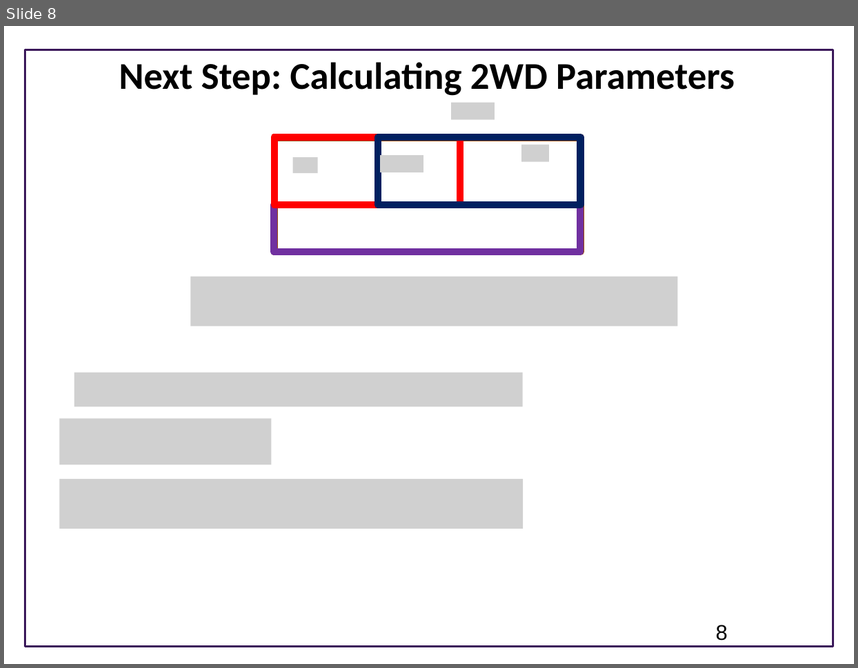
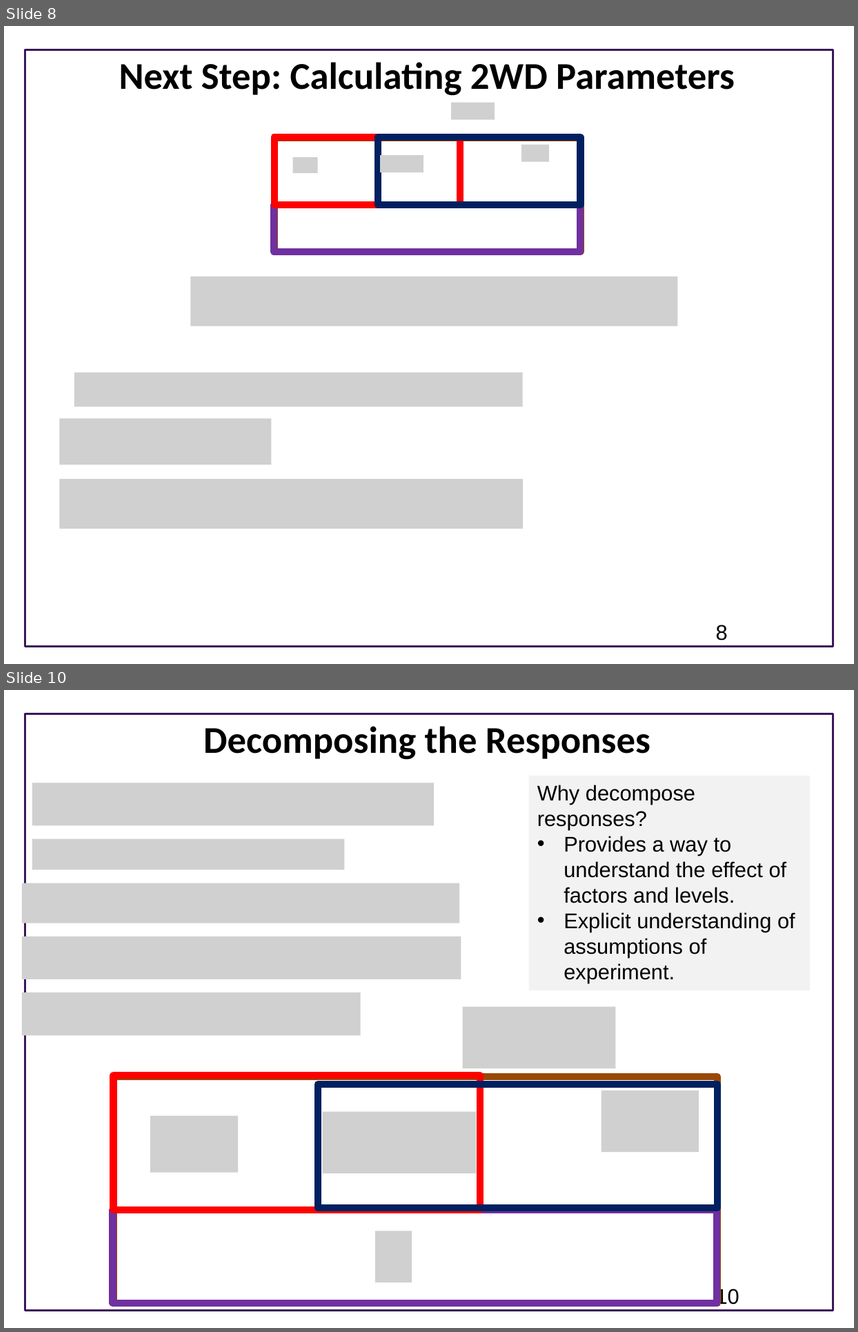
Before and after one commit to ModelEngineering/BIOEN-437, a slide deck: Lectures/Design-Of-Experiments/doe_programming.pptx. Shown one above the other, each under a label of ours: slide 8 before the commit, slides 8 and 10 after it; the slides between them are not shown. The pictures are 858x668 and 858x1332 pixels, drawn with LibreOffice and Linux fonts; fonts in the diff are those of the drawing; grey boxes stand for pictures; background and template pictures are left out. Boxes give left, top, right and bottom in pixels: in the first picture for what was removed or moved away, otherwise in the second. Text is boxed around its words. In the diff, an @@ line names an element or a change of style, - is before the commit and + after.

```diff
--- a/Lectures/Design-Of-Experiments/doe_programming.pptx
+++ b/Lectures/Design-Of-Experiments/doe_programming.pptx
@@ slide 10 added at (4, 690, 854, 1328), background #FFFFFF; not listed: 1 template element that a slide beside it also shows @@
@@ title added at (203, 726, 651, 760), 32 pt, text #000000, bold @@
+Decomposing the Responses
@@ picture added at (32, 782, 434, 825) @@
@@ rectangle added at (528, 776, 809, 990), fill #F2F2F2, 18 pt, text #000000 @@
+Why decompose responses?
+• Provides a way to understand the effect of factors and levels.
+• Explicit understanding of assumptions of experiment.
@@ picture added at (32, 839, 344, 869) @@
@@ picture added at (22, 883, 459, 923) @@
@@ picture added at (22, 936, 461, 979) @@
@@ picture added at (22, 993, 360, 1035) @@
@@ picture added at (462, 1006, 615, 1068) @@
@@ rectangle added at (114, 1076, 718, 1302), outline #984807 6 pt @@
@@ rectangle added at (114, 1075, 480, 1210), outline #FF0000 6 pt @@
@@ rectangle added at (318, 1083, 717, 1207), outline #002060 6 pt @@
@@ picture added at (602, 1090, 700, 1152) @@
@@ picture added at (150, 1116, 238, 1172) @@
@@ picture added at (322, 1112, 476, 1174) @@
@@ rectangle added at (113, 1210, 717, 1303), outline #7030A0 6 pt @@
@@ picture added at (375, 1231, 412, 1283) @@
@@ page number added at (716, 1286, 740, 1306), 18 pt, text #000000 @@
+10
```
Also in this commit, not shown: 1 slide changed, 7 other slides added, 1 slide removed, 7 other files.
